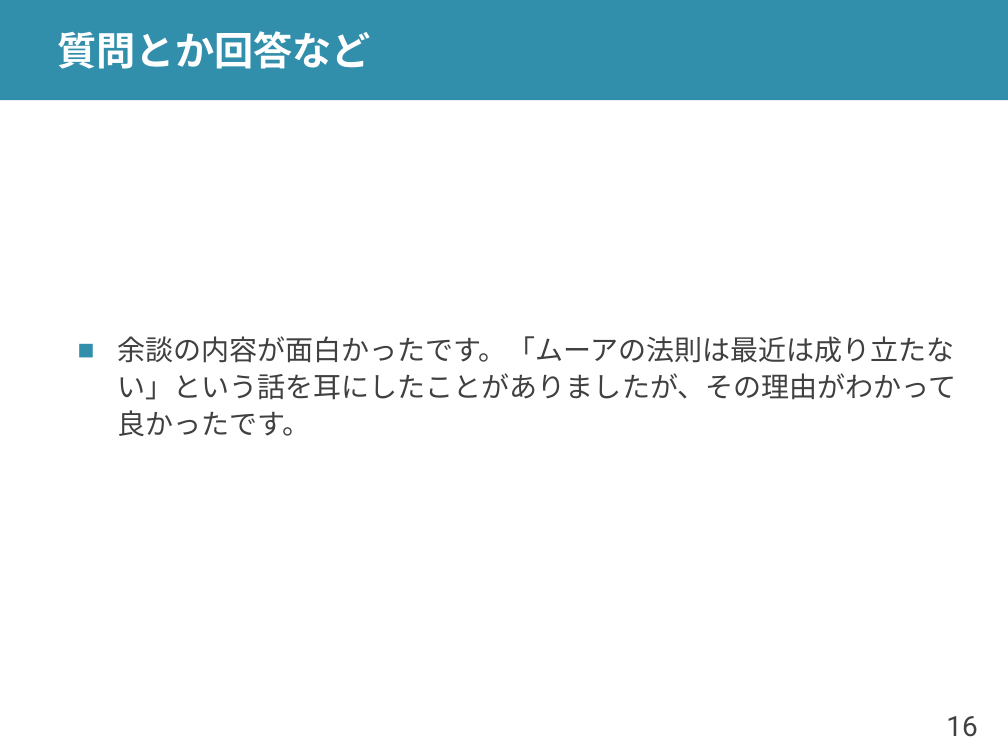
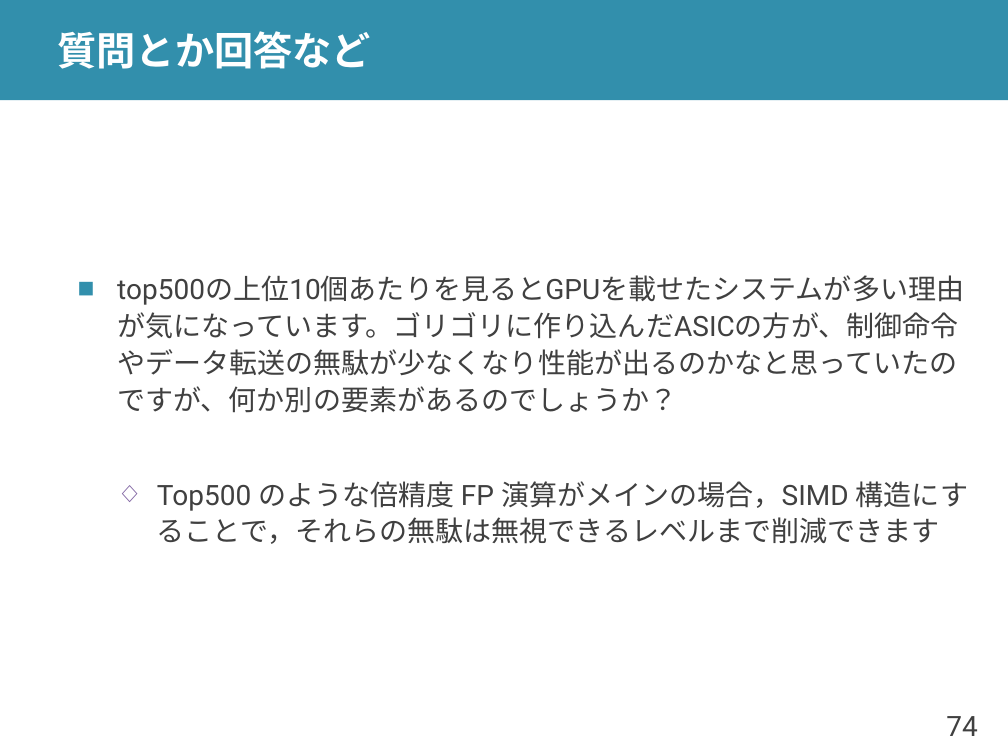
Before and after one commit to shioyadan/advanced-computer-organization, a slide deck: slide 74 of aco-shioya-04.pptx (slide 16 before the commit). Drawn at 1008x756 pixels with LibreOffice and Linux fonts; fonts in the diff are those of the drawing. Boxes give left, top, right and bottom in pixels: in the first picture for what was removed or moved away, otherwise in the second. Text is boxed around its words. In the diff, an @@ line names an element or a change of style, - is before the commit and + after.

```diff
--- a/aco-shioya-04.pptx
+++ b/aco-shioya-04.pptx
@@ text at [117, 312, 968, 544]: text changed @@
-■ 余談の内容が面白かったです。「ムーアの法則は最近は成り立たない」という話を耳にしたことがありましたが、その理由がわかって良かったです。
+■ top500の上位10個あたりを見るとGPUを載せたシステムが多い理由が気になっています。ゴリゴリに作り込んだASICの方が、制御命令やデータ転送の無駄が少なくなり性能が出るのかなと思っていたのですが、何か別の要素があるのでしょうか？
+  ◇ Top500 のような倍精度 FP 演算がメインの場合，SIMD 構造にすることで，それらの無駄は無視できるレベルまで削減できます
@@ page number at [946, 716, 977, 736]: text changed @@
-16
+74
```
Also in this commit, not shown: 13 other slides changed, 15 slides added, 11 slides removed, 2 other files.
